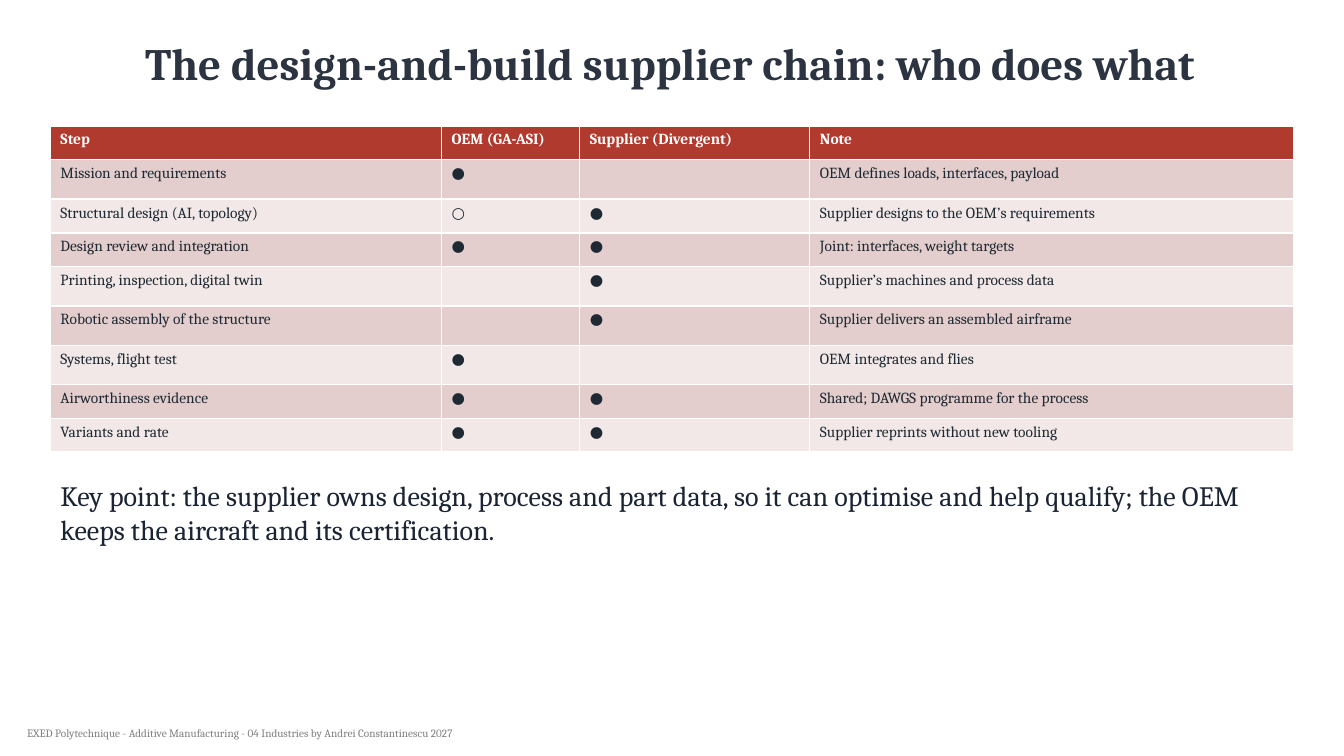
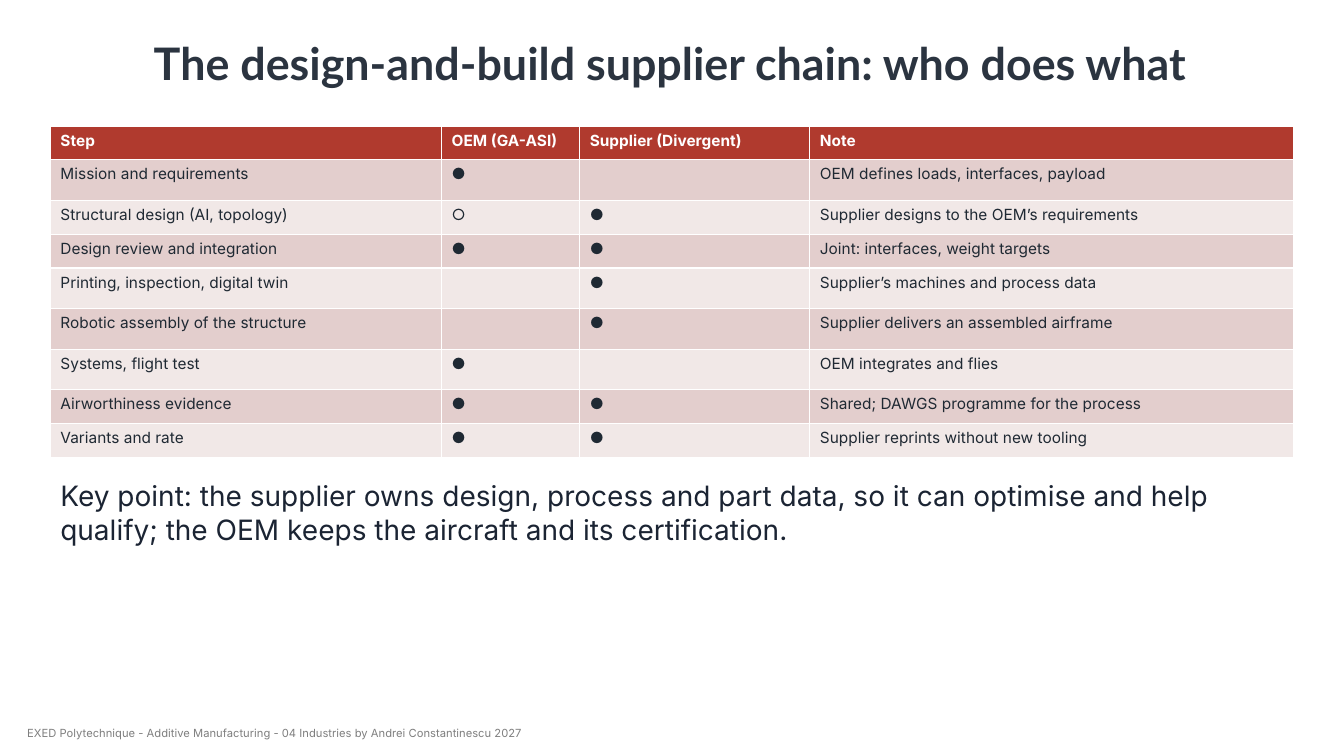
Before and after one commit to aconstant-lms/X-FabAdd, a slide deck: slide 42 of 04_industries/aviation/slides/04_am_aviation.pptx. Drawn at 1344x756 pixels with LibreOffice and Linux fonts; fonts in the diff are those of the drawing. Boxes give left, top, right and bottom in pixels: in the first picture for what was removed or moved away, otherwise in the second. Text is boxed around its words. In the diff, an @@ line names an element or a change of style, - is before the commit and + after.

```diff
--- a/04_industries/aviation/slides/04_am_aviation.pptx
+++ b/04_industries/aviation/slides/04_am_aviation.pptx
@@ title "The design-and-build supplier chain: who ..." at bbox=[154, 46, 1185, 88]: font Cambria to Lato @@
@@ table at bbox=[50, 126, 1293, 451] @@
@@ font Cambria to Inter @@
@@ text "Key point: the supplier owns ..." at bbox=[60, 485, 1208, 546]: font Cambria to Inter @@
@@ text "EXED Polytechnique - Additive Manufacturing ..." at bbox=[27, 728, 521, 740]: font Cambria to Inter @@
```
Also in this commit, not shown: 52 other slides changed, 12 other files.
